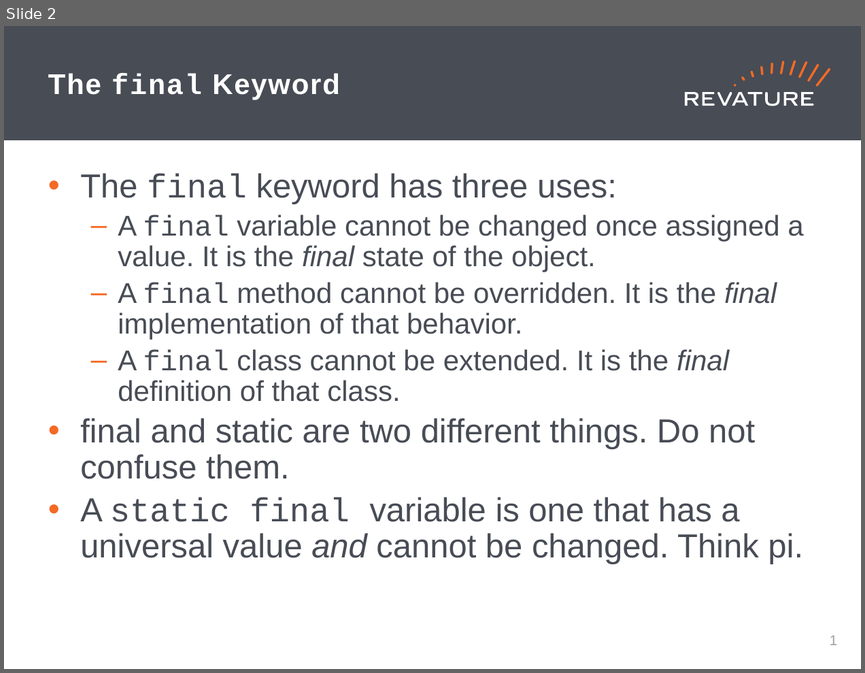
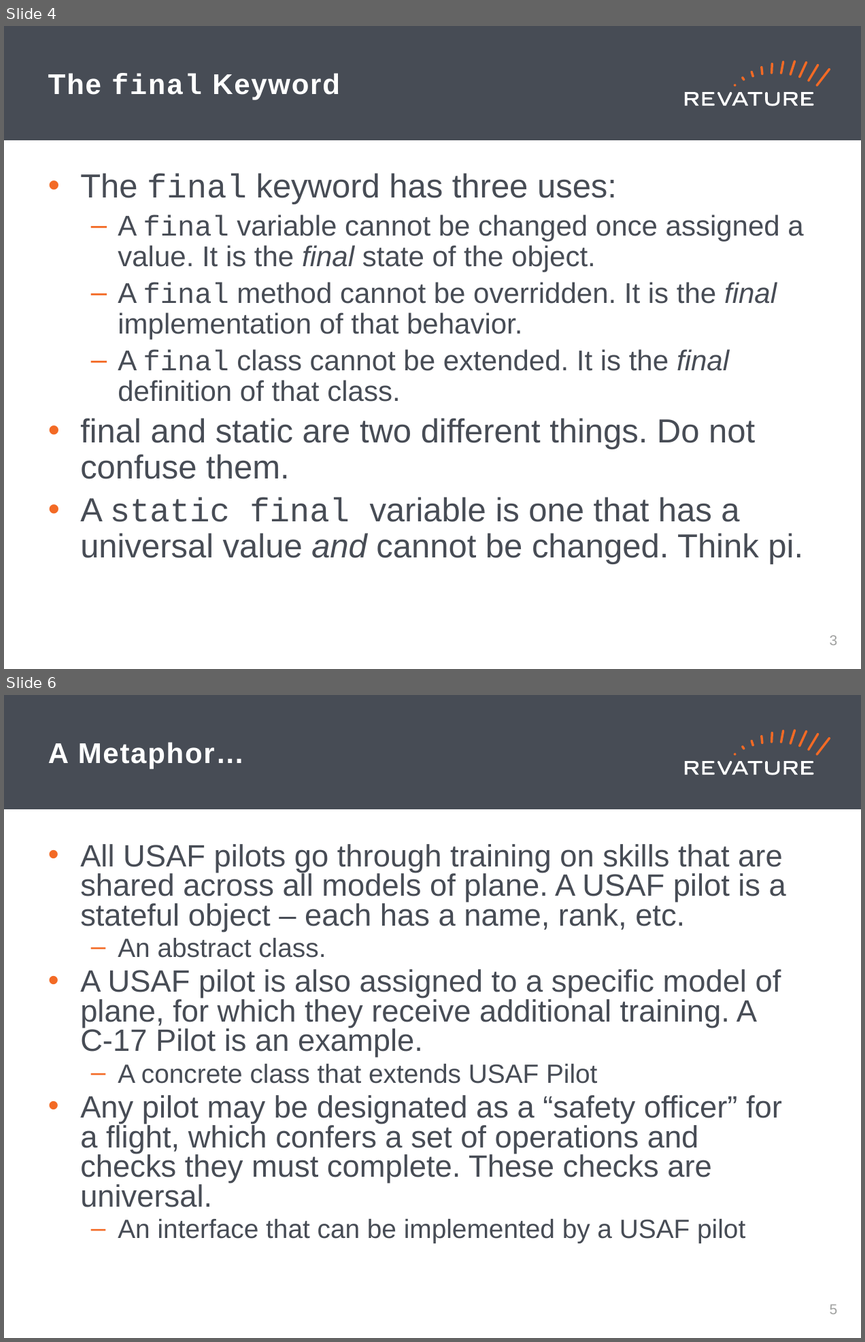
Before and after one commit to jhigherevature/8302021_RAP, a slide deck: powerpoints/Day_14.pptx. Shown one above the other, each under a label of ours: slide 2 before the commit, slides 4 and 6 after it; the slides between them are not shown. The pictures are 865x673 and 865x1342 pixels, drawn with LibreOffice and Linux fonts; fonts in the diff are those of the drawing. Boxes give left, top, right and bottom in pixels: in the first picture for what was removed or moved away, otherwise in the second. Text is boxed around its words. In the diff, an @@ line names an element or a change of style, - is before the commit and + after.

```diff
--- a/powerpoints/Day_14.pptx
+++ b/powerpoints/Day_14.pptx
@@ slide 6 added at (x1=4, y1=695, x2=861, y2=1338), background #FFFFFF; not listed: 19 template elements that a slide beside it also shows @@
@@ title added at (x1=48, y1=742, x2=245, y2=768), 24 pt, text #FFFFFF, bold @@
+A Metaphor…
@@ text added at (x1=80, y1=844, x2=786, y2=1243), 25.9 pt, text #474C55 @@
+• All USAF pilots go through training on skills that are shared across all models of plane. A USAF pilot is a stateful object – each has a name, rank, etc.
+  – An abstract class.
+• A USAF pilot is also assigned to a specific model of plane, for which they receive additional training. A C-17 Pilot is an example.
+  – A concrete class that extends USAF Pilot
+• Any pilot may be designated as a “safety officer” for a flight, which confers a set of operations and checks they must complete. These checks are universal.
+  – An interface that can be implemented by a USAF pilot
@@ page number added at (x1=830, y1=1304, x2=838, y2=1314), 12 pt, text #A0A1A0 @@
+5
@@ what was slide 2 is now slide 4 @@
@@ page number at (x1=830, y1=635, x2=838, y2=645): text changed @@
-1
+3
```
Also in this commit, not shown: 8 other slides added, 4 other files.
